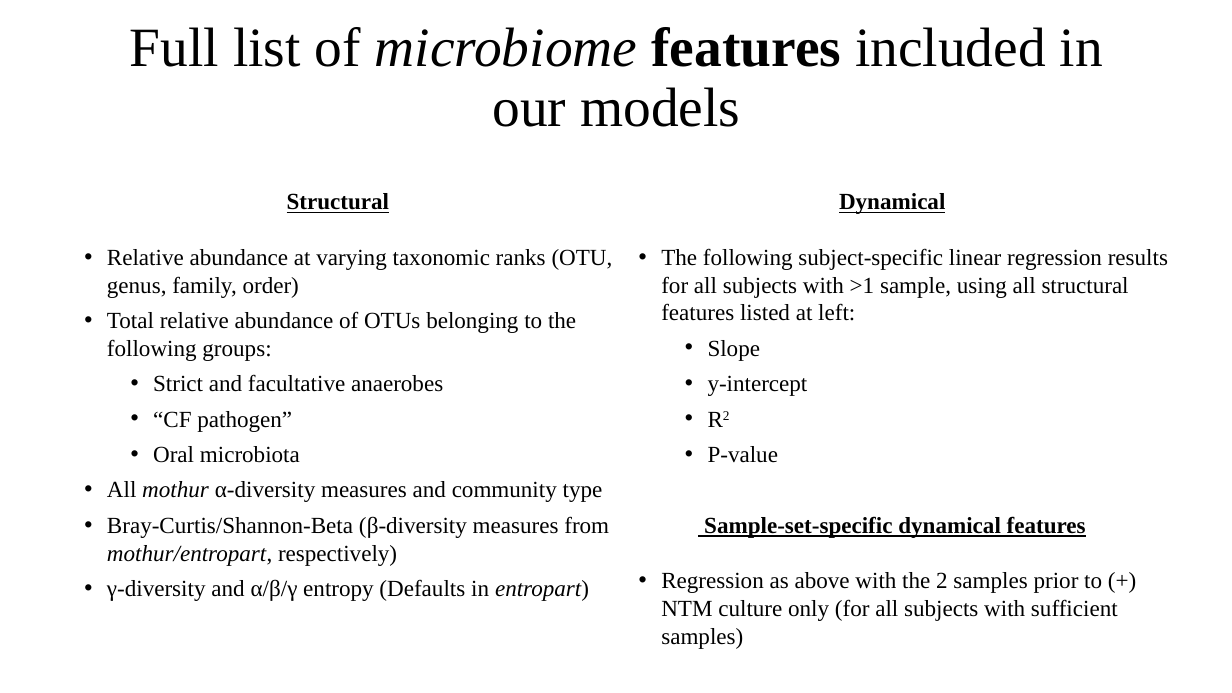
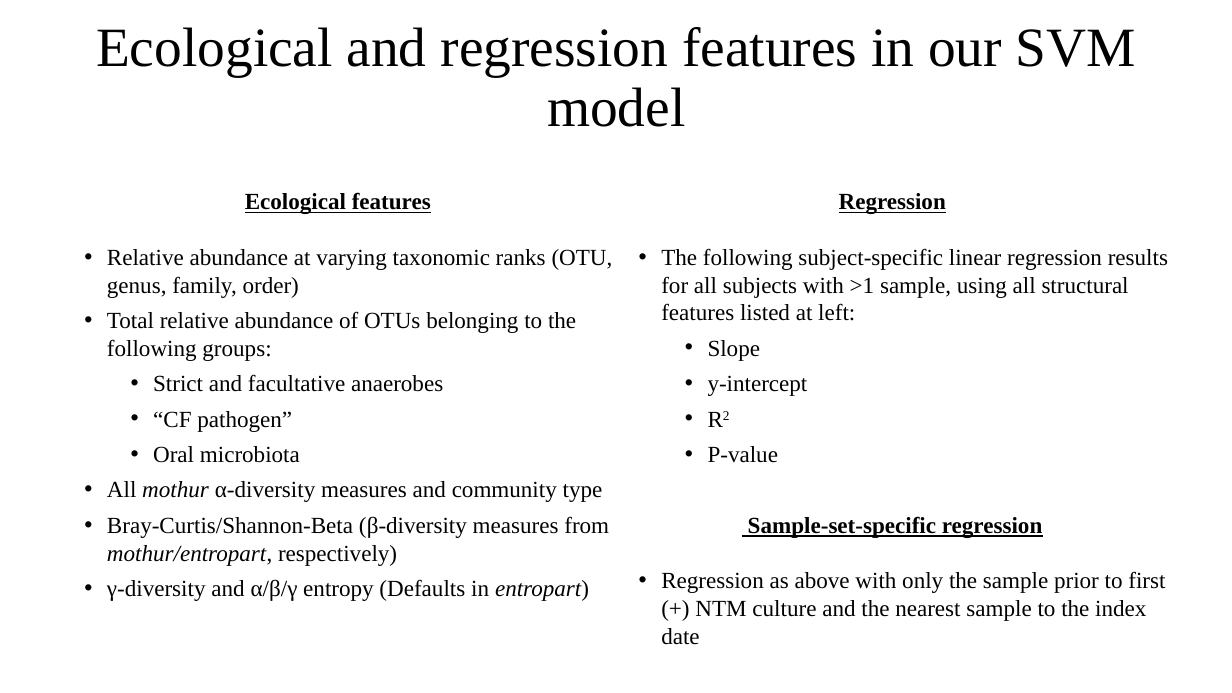
Before and after one commit to um-cf-microbiome/ml4cf, a slide deck: slide 5 of figures/src_files/NTM_Update_3_5_18.pptx. Drawn at 1232x693 pixels with LibreOffice and Linux fonts; fonts in the diff are those of the drawing. Boxes give left, top, right and bottom in pixels: in the first picture for what was removed or moved away, otherwise in the second. Text is boxed around its words. In the diff, an @@ line names an element or a change of style, - is before the commit and + after.

```diff
--- a/figures/src_files/NTM_Update_3_5_18.pptx
+++ b/figures/src_files/NTM_Update_3_5_18.pptx
@@ title at (x1=96, y1=27, x2=1136, y2=127): text changed @@
-Full list of microbiome features included in our models
+Ecological and regression features in our SVM model
@@ text at (x1=107, y1=192, x2=1165, y2=645): text changed @@
-Dynamical
+Regression
@@ text at (x1=245, y1=192, x2=431, y2=214): text changed @@
-Structural
+Ecological features
@@ text at (x1=661, y1=516, x2=1165, y2=645): text changed @@
-Sample-set-specific dynamical features
-• Regression as above with the 2 samples prior to (+) NTM culture only (for all subjects with sufficient samples)
+Sample-set-specific regression
+• Regression as above with only the sample prior to first (+) NTM culture and the nearest sample to the index date
```
Also in this commit, not shown: 6 other slides changed, 3 slides added, 1 slide removed, 4 other files.
